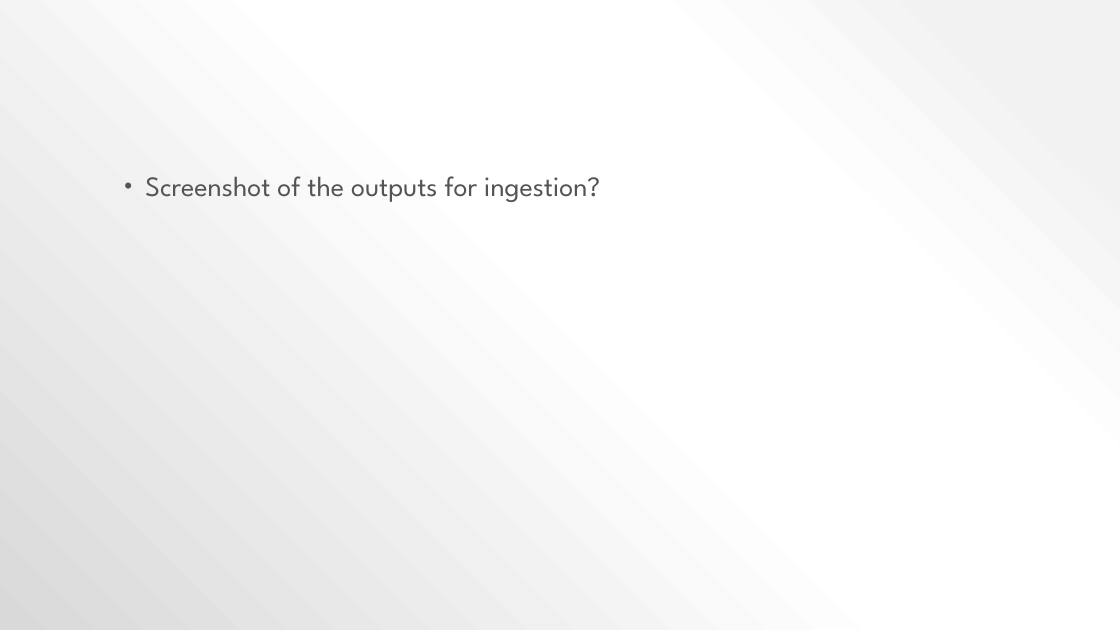
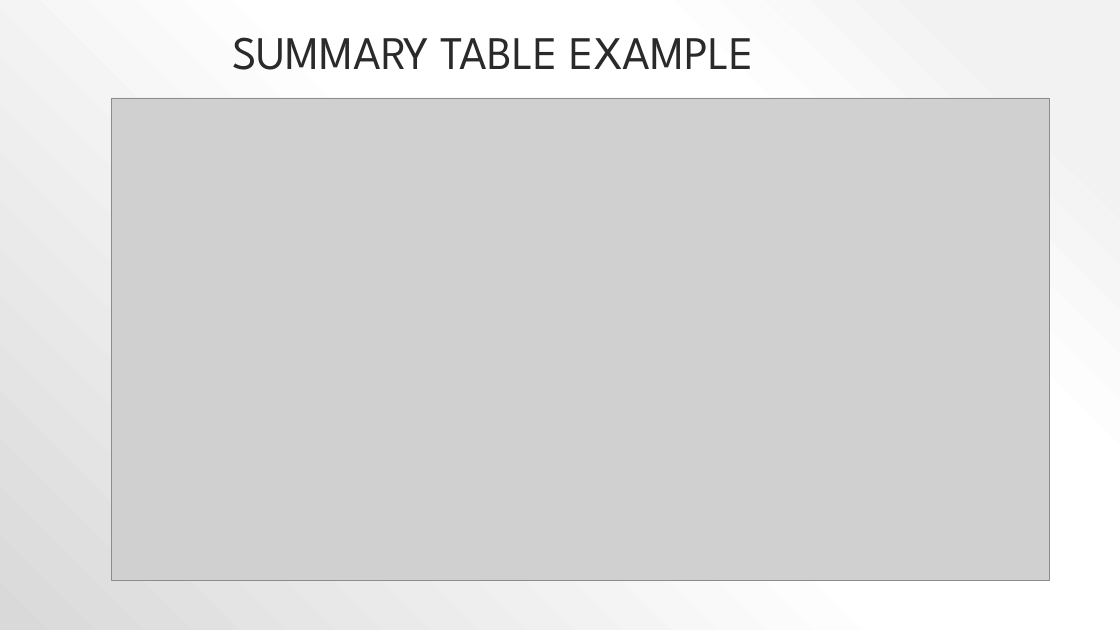
Before and after one commit to fagan2888/global-economics, a slide deck: slide 6 of Presentation_v1.pptx. Drawn at 1120x630 pixels with LibreOffice and Linux fonts; fonts in the diff are those of the drawing; grey boxes stand for pictures. Boxes give left, top, right and bottom in pixels: in the first picture for what was removed or moved away, otherwise in the second. Text is boxed around its words. In the diff, an @@ line names an element or a change of style, - is before the commit and + after.

Commit message:
added screenshot of summary table

```diff
--- a/Presentation_v1.pptx
+++ b/Presentation_v1.pptx
@@ title added at [232, 37, 754, 70], 40 pt, text #2A2A2A @@
+SUMMARY TABLE EXAMPLE
@@ picture added at [112, 98, 1049, 581] @@
@@ text removed at [145, 176, 600, 202] @@
-• Screenshot of the outputs for ingestion?
```
Also in this commit, not shown: 1 other slide changed.
